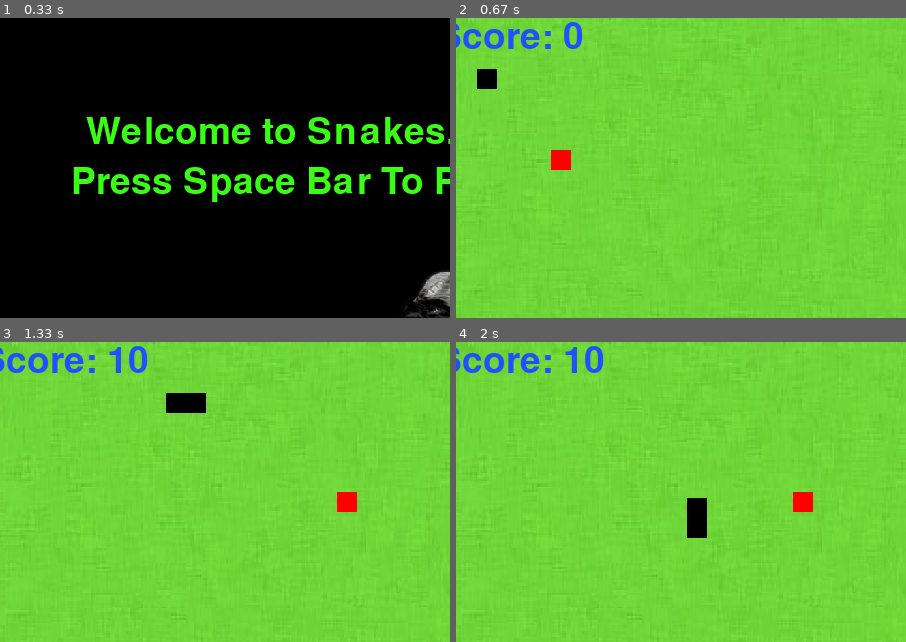
Above: before the commit, frames 1-4 (two rows, left to right).
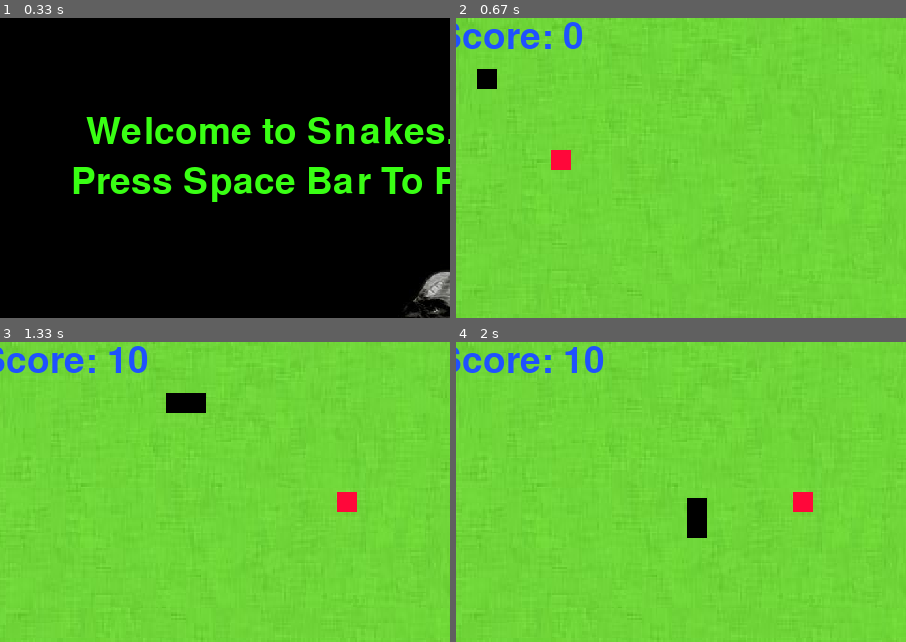
Above: after the commit, the same moments.

Repository: Harshad1863/Snake_Game_Using_Pygame
Game: pygame game, started from snake.py
Same seed, same stepped clock (60 frames per second), same inputs: the game is played once before the commit and once after it.
Inputs:
- Up to frame 1 (0.33 s): no input
- Up to frame 2 (0.67 s): tap Space at 0.33 s
- Up to frame 3 (1.33 s): hold Right 0.67-1.13 s; hold Right from 1.17 s (still down)
- Up to frame 4 (2 s): release Right at 1.47 s; hold Down 1.5-1.97 s
The pictures show only the part of the screen within x 3-53%, y 1-51%; the shares and areas given below are measured in that part.

Frame 1 is identical in both runs. In frame 2, 0.3% of the frame differs, in the area x 21-26%, y 44-51%; in frame 3, 0.3%; in frame 4, 0.3%.

Commit message:
Game completed

Diff:
--- a/snake.py
+++ b/snake.py
@@ -10,7 +10,7 @@
 
 #colors
 white =(255,255,255)
-red = (255,0,0)
+red = (255,7,58)
 black =(0,0,0)
 green = (57,255,20)
 blue = (31,81,255)
